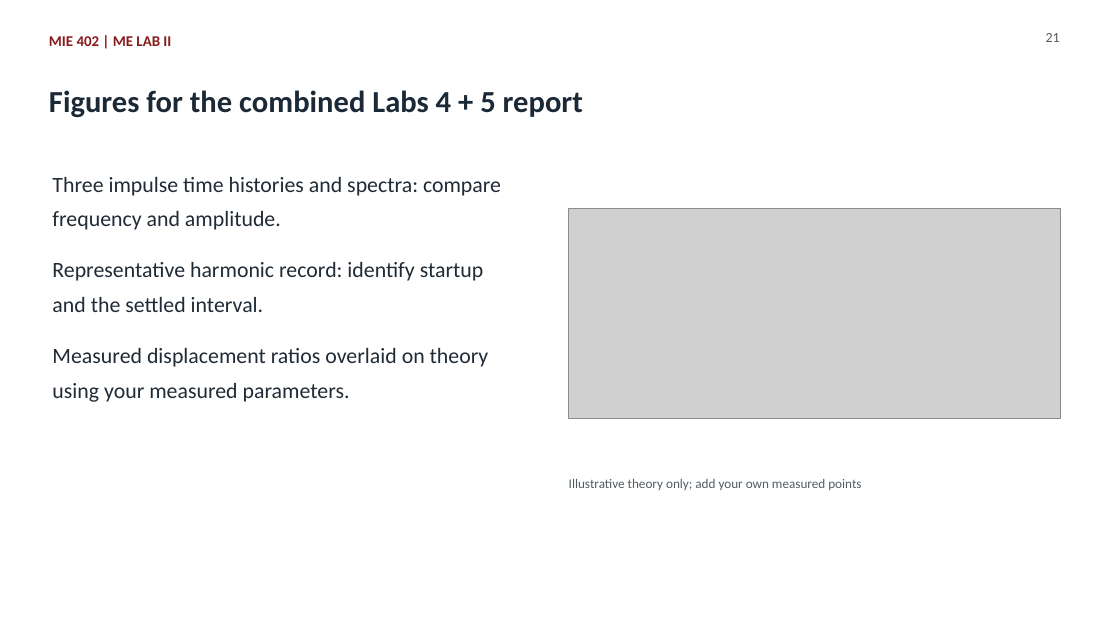
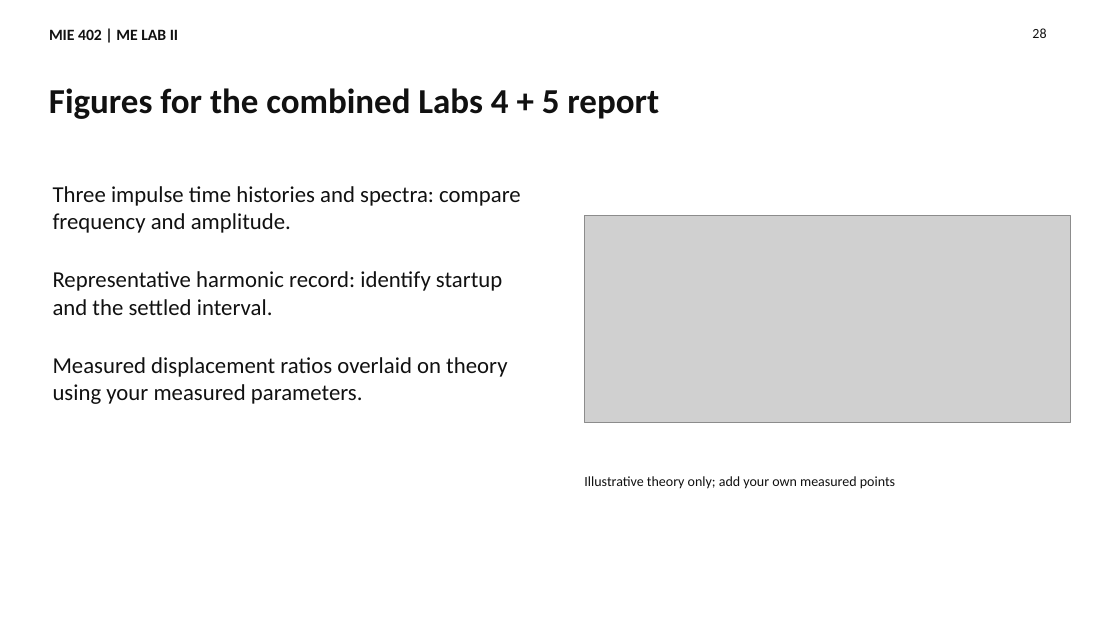
Before and after one commit to Ehsan-Roohi/MIE402-Lab, a slide deck: slide 28 of site/docs/MIE402_Lecture06_Forced_Response_Fall2026.pptx (slide 21 before the commit). Drawn at 1120x630 pixels with LibreOffice and Linux fonts; fonts in the diff are those of the drawing; grey boxes stand for pictures. Boxes give left, top, right and bottom in pixels: in the first picture for what was removed or moved away, otherwise in the second. Text is boxed around its words. In the diff, an @@ line names an element or a change of style, - is before the commit and + after.

```diff
--- a/site/docs/MIE402_Lecture06_Forced_Response_Fall2026.pptx
+++ b/site/docs/MIE402_Lecture06_Forced_Response_Fall2026.pptx
@@ text "MIE 402 | ME LAB ..." at [49,29,178,40]: size 12.8 to 13.5 pt, text colour #881C1C to #111111; line spacing 1.32 to 1 @@
@@ text added at [1032,28,1046,38], 12 pt, text #111111 @@
+28
@@ text removed at [1046,33,1060,42] @@
-21
@@ text "Figures for the combined Labs ..." at [49,88,659,119]: size 26.2 to 30 pt, text colour #1B2937 to #111111; line spacing 1.32 to 1 @@
@@ text at [53,186,521,233]: text changed; size 18.8 to 19.5 pt; text colour #202B36 to #111111 @@
-Three impulse time histories and spectra: compare
-frequency and amplitude.
+Three impulse time histories and spectra: compare frequency and amplitude.
@@ picture: place and size @@
-picture at [569,208,1060,418]
+picture at [585,216,1070,423]
@@ text at [53,271,502,315]: text changed; size 18.8 to 19.5 pt; text colour #202B36 to #111111 @@
-Representative harmonic record: identify startup
-and the settled interval.
+Representative harmonic record: identify startup and the settled interval.
@@ text at [53,357,507,404]: text changed; size 18.8 to 19.5 pt; text colour #202B36 to #111111 @@
-Measured displacement ratios overlaid on theory
-using your measured parameters.
+Measured displacement ratios overlaid on theory using your measured parameters.
@@ text "Illustrative theory only; add your ...": place and size @@
-text "Illustrative theory only; add your ..." at [569,479,861,490]
+text "Illustrative theory only; add your ..." at [584,476,895,489]
@@ text "Illustrative theory only; add your ..." at [584,476,895,489]: size 11.2 to 12 pt, text colour #525D64 to #111111; line spacing 1.32 to 1 @@
```
Also in this commit, not shown: 15 other slides changed, 14 slides added, 7 slides removed, 57 other files.
